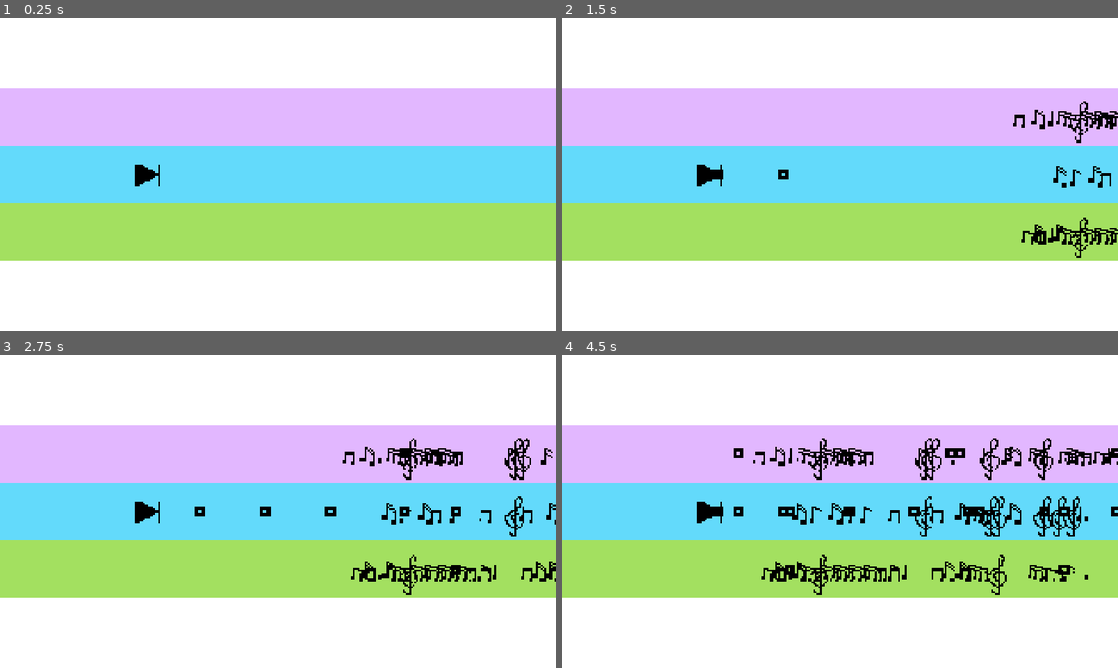
Above: before the commit, frames 1-4 (two rows, left to right).
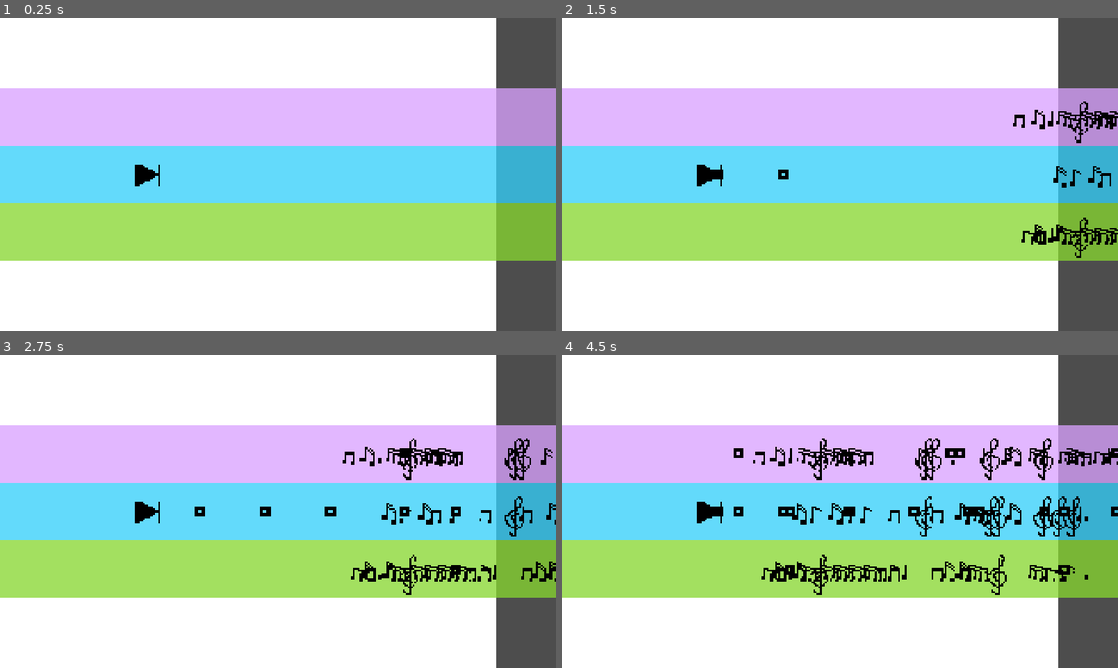
Above: after the commit, the same moments.

Repository: chorwat2137/haven-2026
Game: Godot game, scene res://scenes/main.tscn
Same seed, same stepped clock (60 frames per second), same inputs: the game is played once before the commit and once after it.
Inputs:
- Up to frame 1 (0.25 s): no input
- Up to frame 2 (1.5 s): tap Enter (ui_accept) at 0.5, 0.77 s; hold Right (ui_right) from 0.53 s (still down); tap Space (shoot) at 0.6, 1.35 s
- Up to frame 3 (2.75 s): tap Enter (ui_accept) at 1.52 s; release Right (ui_right) at 2.03 s; hold Left (ui_left) from 2.03 s (still down); tap Space (shoot) at 2.1 s
- Up to frame 4 (4.5 s): release Left (ui_left) at 2.78 s; hold Right (ui_right) 2.78-4.28 s; tap Space (shoot) at 2.85, 3.6, 4.35 s; tap Enter (ui_accept) at 3.02, 3.77 s; hold Left (ui_left) from 4.28 s (still down)

The runs differ from the first frame. In frame 1, 11% of the frame differs, in the area x 89-100%, y 0-100%; in frame 2, 9.8%; in frame 3, 10%; in frame 4, 10%.

Commit message:
Automatic sync

Diff:
--- a/scenes/main.tscn
+++ b/scenes/main.tscn
@@ -50,7 +50,7 @@
 
 [node name="Spectrum" parent="Player/Camera2D2" unique_id=137574055 instance=ExtResource("3_sugp2")]
 z_index = -1
-offset_left = -960.0
+offset_left = -1166.0
 offset_top = -540.0
-offset_right = 960.0
+offset_right = 754.0
 offset_bottom = 540.0
